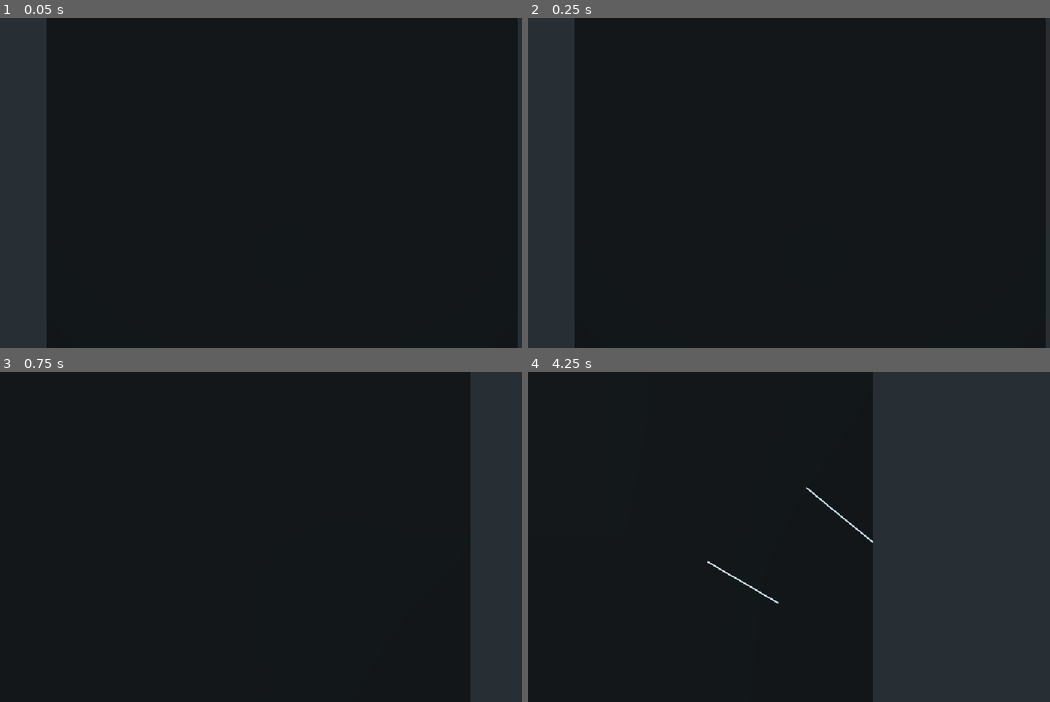
Above: before the commit, frames 1-4 (two rows, left to right).
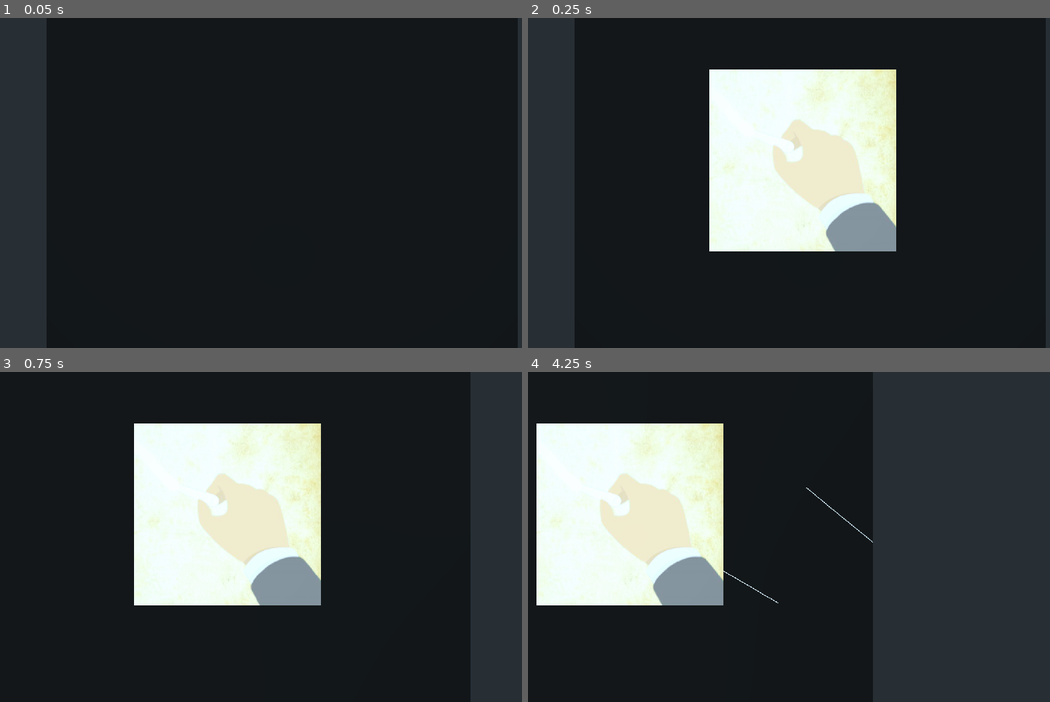
Above: after the commit, the same moments.

Repository: Principia-Rithmatica/Principia-Rithmatica
Game: Godot game, scene res://src/GameWorld/3DView.tscn
The game is run twice, just before and just after one commit, with the same random seed, the same clock (stepped at 60 frames per second) and the same inputs. The project has no main scene, so this scene is started directly.
Inputs (mouse positions are in pixels of both pictures, inside the frame that each line leads up to):
- Up to frame 1 (0.05 s): no input
- Up to frame 2 (0.25 s): no input
- Up to frame 3 (0.75 s): tap Enter at 0.5 s; move the mouse to (407, 520) at 0.52 s; hold Right (ui_right) from 0.53 s (still down); click (407, 520) at 0.67 s
- Up to frame 4 (4.25 s): release Right (ui_right) at 1.25 s; drag from (695, 553) to (783, 603) at 1.27 s; move the mouse to (867, 464) at 2.02 s; hold Right (ui_right) 2.03-2.75 s; click (867, 464) at 2.17 s; drag from (783, 603) to (642, 487) at 2.77 s; move the mouse to (976, 586) at 3.52 s; hold Left (ui_left) from 3.53 s (still down); click (976, 586) at 3.67 s

Frame 1 is identical in both runs. In frame 2, 20% of the frame differs, in the area x 34-71%, y 15-71%; in frame 3, 20%; in frame 4, 20%, in the area x 1-67%, y 15-71%.

Commit message:
zoom implemented

Diff:
--- a/src/GameWorld/3DView.gd
+++ b/src/GameWorld/3DView.gd
@@ -19,6 +19,7 @@
 	if event is InputEventMouseMotion and _dragging:
 		var origin = _camera.project_ray_origin(event.position)
 		var direction = _camera.project_ray_normal(event.position)
+		direction = direction.normalized()
 		var world3dIntersection = origin - (origin.y / direction.y) * direction
 		var world2dIntersection = (Vector2(world3dIntersection.x, world3dIntersection.z) + Vector2(1, 1)) / 2 * _viewport_size
 		_world.input_point(world2dIntersection)
--- a/src/GameWorld/GameWorld2D.tscn
+++ b/src/GameWorld/GameWorld2D.tscn
@@ -1,5 +1,6 @@
-[gd_scene load_steps=3 format=2]
+[gd_scene load_steps=4 format=2]
 
+[ext_resource path="res://icon.png" type="Texture" id=1]
 [ext_resource path="res://src/GameWorld/Canvas.gd" type="Script" id=2]
 [ext_resource path="res://src/GameWorld/GameWorld2D.gd" type="Script" id=3]
 
@@ -9,5 +10,10 @@
 [node name="Canvas" type="ColorRect" parent="."]
 anchor_right = 1.0
 anchor_bottom = 1.0
+margin_bottom = 424.0
 color = Color( 0, 0, 0, 1 )
 script = ExtResource( 2 )
+
+[node name="Icon" type="Sprite" parent="."]
+position = Vector2( 496, 463 )
+texture = ExtResource( 1 )
--- a/src/GameWorld/GameWorld3D.tscn
+++ b/src/GameWorld/GameWorld3D.tscn
@@ -15,7 +15,7 @@
 transform = Transform( 1, 1.50996e-07, -6.60024e-15, 0, 4.37114e-08, 1, -1.50996e-07, 1, -4.37114e-08, 0, 0, 0 )
 
 [node name="Viewport" type="Viewport" parent="."]
-size = Vector2( 512, 512 )
+size = Vector2( 1024, 1024 )
 hdr = false
 disable_3d = true
 usage = 0
--- a/src/GameWorld/MovableCamera3D.gd
+++ b/src/GameWorld/MovableCamera3D.gd
@@ -1,6 +1,10 @@
-extends Spatial
+extends Camera
 
 export var speed = 1
+export var rotation_speed = 2
+export var zoom_speed = 1
+export var zoom_max = 90
+export var zoom_min = 40
 
 # Variables for arcball rotation
 var _dragging = false
@@ -9,13 +13,18 @@
 var _phi = 0 # Azimuthal angle
 var _flat_basis = Basis() # Basis without phi translation
 
-onready var _screen_dim = get_viewport().size # To project to ndc arcball point
+onready var _screen_dim = get_viewport().size
 
 func _input(event):
-	if event is InputEventMouseButton and event.button_index == BUTTON_MIDDLE:
-		_dragging = event.pressed
+	if event is InputEventMouseButton:
+		if event.button_index == BUTTON_MIDDLE:
+			_dragging = event.pressed
+		if event.button_index == BUTTON_WHEEL_UP:
+			fov = min(fov + zoom_speed, zoom_max)
+		if event.button_index == BUTTON_WHEEL_DOWN:
+			fov = max(fov - zoom_speed, zoom_min)
 	if event is InputEventMouseMotion and _dragging:
-		var motion = event.relative / _screen_dim
+		var motion = event.relative / _screen_dim * rotation_speed
 		rotate_polar_angles(motion.x, motion.y)
 
 func _process(delta):
